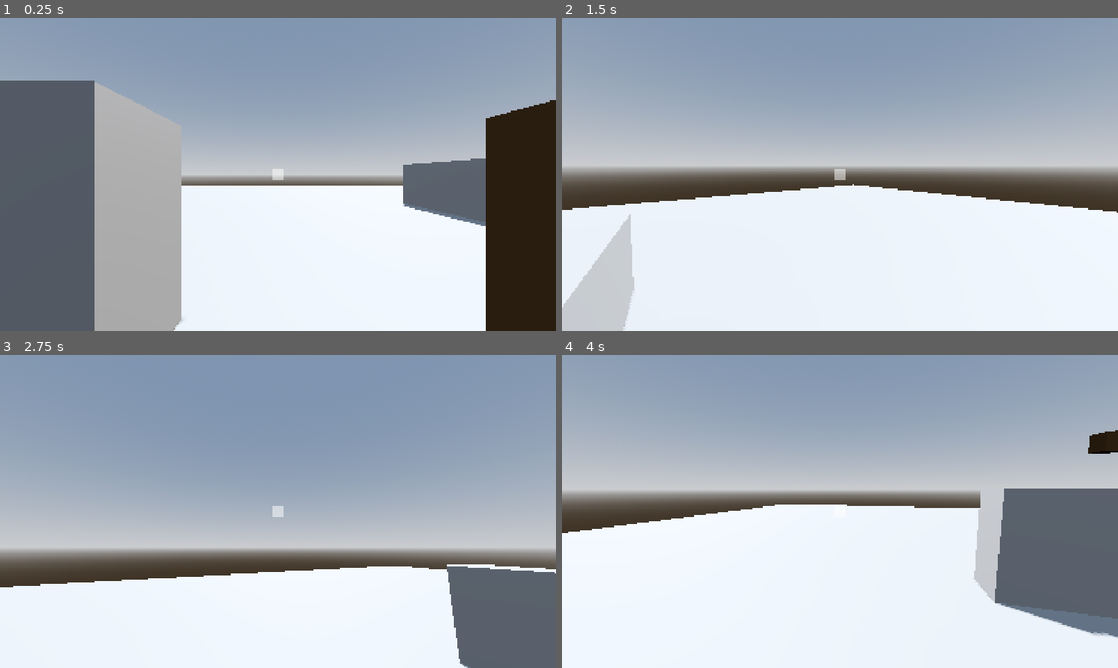
Above: before the commit, frames 1-4 (two rows, left to right).
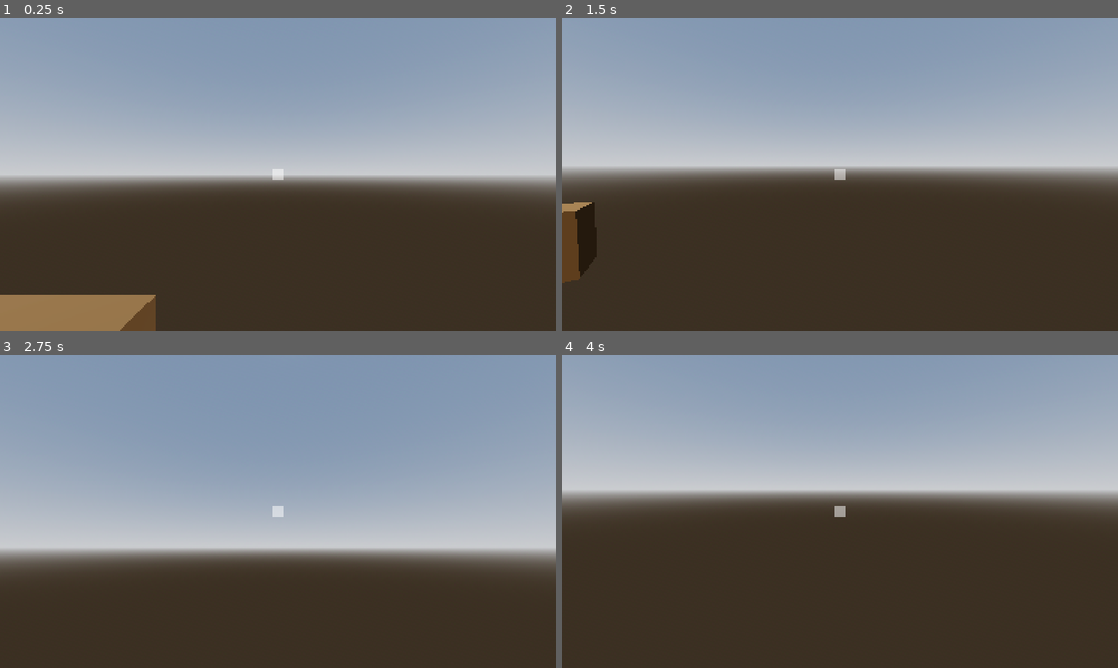
Above: after the commit, the same moments.

Repository: PixelSaver/PlacePixels
Game: Godot game, scene res://scriptsnscenes/main.tscn
The game is run twice, just before and just after one commit, with the same random seed, the same clock (stepped at 60 frames per second) and the same inputs.
Inputs (mouse positions are in pixels of both pictures, inside the frame that each line leads up to):
- Up to frame 1 (0.25 s): no input
- Up to frame 2 (1.5 s): tap Enter at 0.5 s; move the mouse to (867, 174) at 0.52 s; hold W (up) from 0.53 s (still down); click (867, 174) at 0.6 s; tap Space (jump) at 0.77, 0.8, 1.07, 1.35 s; move the mouse to (812, 174) at 1.27 s
- Up to frame 3 (2.75 s): keep holding W (up); tap Space (jump) at 1.52, 1.82, 2.3 s; click (250, 511) at 1.55 s; move the mouse to (289, 505) at 2.02 s; click (289, 505) at 2.1 s
- Up to frame 4 (4 s): keep holding W (up); move the mouse to (834, 517) at 2.77 s; click (834, 517) at 2.85 s; tap Space (jump) at 3.02, 3.32, 3.6, 3.77 s; move the mouse to (878, 514) at 3.52 s

The runs differ from the first frame. In frame 1, 53% of the frame differs, in the area x 0-100%, y 20-100%; in frame 2, 43%; in frame 3, 30%; in frame 4, 52%.

Commit message:
Starting raycast stuff

Diff:
--- a/project.godot
+++ b/project.godot
@@ -18,6 +18,7 @@
 [autoload]
 
 BlockRegistry="*res://scriptsnscenes/blocks/block_registry.gd"
+Global="*res://scriptsnscenes/global.gd"
 
 [display]
 
@@ -70,3 +71,23 @@
 "events": [Object(InputEventKey,"resource_local_to_scene":false,"resource_name":"","device":-1,"window_id":0,"alt_press …(192 unchanged characters)…
 ]
 }
+left_click={
+"deadzone": 0.2,
+"events": [Object(InputEventMouseButton,"resource_local_to_scene":false,"resource_name":"","device":-1,"window_id":0,"alt_pressed":false,"shift_pressed":false,"ctrl_pressed":false,"meta_pressed":false,"button_mask":0,"position":Vector2(0, 0),"global_position":Vector2(0, 0),"factor":1.0,"button_index":1,"canceled":false,"pressed":false,"double_click":false,"script":null)
+]
+}
+right_click={
+"deadzone": 0.2,
+"events": [Object(InputEventMouseButton,"resource_local_to_scene":false,"resource_name":"","device":-1,"window_id":0,"alt_pressed":false,"shift_pressed":false,"ctrl_pressed":false,"meta_pressed":false,"button_mask":0,"position":Vector2(0, 0),"global_position":Vector2(0, 0),"factor":1.0,"button_index":2,"canceled":false,"pressed":false,"double_click":false,"script":null)
+]
+}
+scroll_up={
+"deadzone": 0.2,
+"events": [Object(InputEventMouseButton,"resource_local_to_scene":false,"resource_name":"","device":-1,"window_id":0,"alt_pressed":false,"shift_pressed":false,"ctrl_pressed":false,"meta_pressed":false,"button_mask":0,"position":Vector2(0, 0),"global_position":Vector2(0, 0),"factor":1.0,"button_index":4,"canceled":false,"pressed":false,"double_click":false,"script":null)
+]
+}
+scroll_down={
+"deadzone": 0.2,
+"events": [Object(InputEventMouseButton,"resource_local_to_scene":false,"resource_name":"","device":-1,"window_id":0,"alt_pressed":false,"shift_pressed":false,"ctrl_pressed":false,"meta_pressed":false,"button_mask":0,"position":Vector2(0, 0),"global_position":Vector2(0, 0),"factor":1.0,"button_index":5,"canceled":false,"pressed":false,"double_click":false,"script":null)
+]
+}
--- a/scriptsnscenes/blocks/chunk.gd
+++ b/scriptsnscenes/blocks/chunk.gd
@@ -94,7 +94,6 @@
 				var block = blocks[x][y][z]
 				if block.id == default_block.id:
 					continue
-				print("Solid block at:", x,y,z, " transparent?", block.is_transparent)
 
 				var block_pos = Vector3(x, y, z)
 
--- /dev/null
+++ b/scriptsnscenes/global.gd
@@ -0,0 +1,4 @@
+extends Node
+
+var world_gen : WorldGen
+var player : Player
--- a/scriptsnscenes/main.tscn
+++ b/scriptsnscenes/main.tscn
@@ -46,9 +46,11 @@
 shadow_enabled = true
 
 [node name="Player" parent="." instance=ExtResource("1_o5qli")]
-transform = Transform3D(1, 0, 0, 0, 1, 0, 0, 0, 1, -1.873558, 0.081774235, 1.8397182)
+transform = Transform3D(1, 0, 0, 0, 1, 0, 0, 0, 1, 3.3644495, 2.0000005, 1.8400388)
+mouse_sensitivity = null
 
 [node name="HoldderFloor" type="StaticBody3D" parent="."]
+visible = false
 
 [node name="MeshInstance3D" type="MeshInstance3D" parent="HoldderFloor"]
 mesh = SubResource("PlaneMesh_0wfyh")
@@ -58,6 +60,7 @@
 
 [node name="StaticBody3D" type="StaticBody3D" parent="."]
 transform = Transform3D(1, 0, 0, 0, 1, 0, 0, 0, 1, 5.1058936, -9.536743e-07, -6.236454)
+visible = false
 
 [node name="MeshInstance3D" type="MeshInstance3D" parent="StaticBody3D"]
 transform = Transform3D(1, 0, 0, 0, 1, 0, 0, 0, 1, 0, 1, 0)
@@ -69,6 +72,7 @@
 
 [node name="StaticBody3D2" type="StaticBody3D" parent="."]
 transform = Transform3D(0.49999997, 0, 0.86602545, 0, 1, 0, -0.86602545, 0, 0.49999997, -6.9209523, 0, 7.4776897)
+visible = false
 
 [node name="MeshInstance3D" type="MeshInstance3D" parent="StaticBody3D2"]
 transform = Transform3D(1, 0, 0, 0, 1, 0, 0, 0, 1, 0, 1, 0)
@@ -80,6 +84,7 @@
 
 [node name="StaticBody3D3" type="StaticBody3D" parent="."]
 transform = Transform3D(-5.9604645e-08, 0, 1, 0, 1, 0, -1, 0, -5.9604645e-08, -5.371794, 0, 0.23184013)
+visible = false
 
 [node name="MeshInstance3D" type="MeshInstance3D" parent="StaticBody3D3"]
 transform = Transform3D(1, 0, 0, 0, 1, 0, 0, 0, 1, 0, 1, 0)
--- a/scriptsnscenes/player/player.gd
+++ b/scriptsnscenes/player/player.gd
@@ -13,14 +13,13 @@
 
 
 func _ready() -> void:
+	Global.player = self
 	Input.mouse_mode = Input.MOUSE_MODE_CAPTURED
 
 func _physics_process(delta: float) -> void:
 	if not is_on_floor():
 		velocity += GRAVITY * delta
 
-	if Input.is_action_just_pressed("jump") and is_on_floor():
-		velocity.y = JUMP_VELOCITY
 
 	var input_dir := Input.get_vector("left", "right", "up", "down")
 	var forward := head.basis.z
@@ -38,6 +37,9 @@
 		velocity.x = move_toward(velocity.x, 0, SPEED)
 		velocity.z = move_toward(velocity.z, 0, SPEED)
 
+	if Input.is_action_just_pressed("jump") and is_on_floor():
+		velocity.y = JUMP_VELOCITY
+
 	move_and_slide()
 
 
@@ -48,3 +50,53 @@
 		var rot_y = head.rotation.x - event.relative.y * mouse_sensitivity
 		rot_y = clamp(rot_y, -PI/2.+up_down_deadzone, PI/2.-up_down_deadzone)
 		head.rotation.x = rot_y
+	elif Input.is_action_just_pressed("left_click"):
+		pass
+
+## Raycast function using Digital Differential Analyzer
+func raycast_block(chunk: Chunk, origin: Vector3, direction: Vector3, max_distance: float = 100.0) -> Vector3i:
+	var pos = origin - chunk.global_transform.origin
+	var step = Vector3i(
+		1 if direction.x > 0 else -1,
+		1 if direction.y > 0 else -1,
+		1 if direction.z > 0 else -1,
+	)
+
+	var t_max = Vector3()
+	var t_delta = Vector3()
+
+	# current voxel
+	var voxel = Vector3i(pos)
+
+	# compute t_max and t_delta for each axis
+	for axis in ["x","y","z"]:
+		if direction[axis] != 0:
+			var voxel_boundary = float(voxel[axis] + (1 if step[axis] > 0 else 0))
+			t_max[axis] = (voxel_boundary - pos[axis]) / direction[axis]
+			t_delta[axis] = abs(1 / direction[axis])
+		else:
+			t_max[axis] = INF
+			t_delta[axis] = INF
+
+	var traveled = 0.0
+	while traveled < max_distance:
+		# check if block exists and is solid
+		var block = chunk.get_block(voxel.x, voxel.y, voxel.z)
+		if block.id != chunk.default_block.id:
+			return voxel  # hit a solid block
+
+		# step to next voxel
+		if t_max.x < t_max.y and t_max.x < t_max.z:
+			voxel.x += step.x
+			traveled = t_max.x
+			t_max.x += t_delta.x
+		elif t_max.y < t_max.z:
+			voxel.y += step.y
+			traveled = t_max.y
+			t_max.y += t_delta.y
+		else:
+			voxel.z += step.z
+			traveled = t_max.z
+			t_max.z += t_delta.z
+
+	return Vector3i.ZERO
--- a/scriptsnscenes/worldgen/world_gen.gd
+++ b/scriptsnscenes/worldgen/world_gen.gd
@@ -4,6 +4,7 @@
 var chunk: Chunk
 
 func _ready():
+	Global.world_gen = self
 	await BlockRegistry.blocks_loaded
 	chunk = Chunk.new(Vector3i.ZERO)
 	add_child(chunk)
Not shown, added: scriptsnscenes/global.gd.uid
Not shown, changed: README.md
